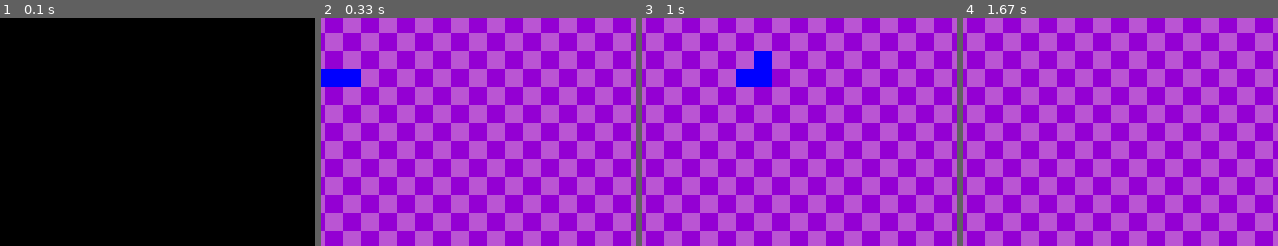
Above: before the commit, frames 1-4 (left to right).
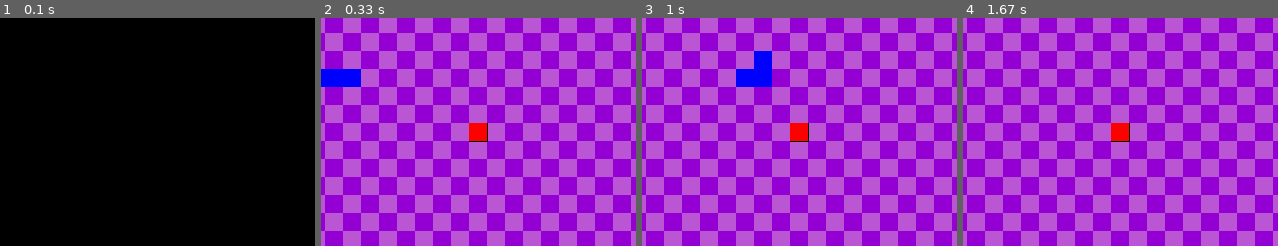
Above: after the commit, the same moments.

Repository: alexsavino/walmart_retro_snake
Game: pygame game, started from pygame_snake.py
The game is run twice, just before and just after one commit, with the same random seed, the same clock (stepped at 60 frames per second) and the same inputs.
Inputs:
- Up to frame 1 (0.1 s): no input
- Up to frame 2 (0.33 s): no input
- Up to frame 3 (1 s): hold Right 0.33-0.8 s; hold Up from 0.83 s (still down)
- Up to frame 4 (1.67 s): release Up at 1.3 s; hold Right from 1.33 s (still down)
The pictures show only the part of the screen within x 36-86%, y 44-94%; the shares and areas given below are measured in that part.

Frame 1 is identical in both runs. In frame 2, 0.5% of the frame differs, in the area x 46-54%, y 46-55%; in frame 3, 0.5%; in frame 4, 0.5%.

Commit message:
update
added some pellet stuff

Diff:
--- a/pygame_snake.py
+++ b/pygame_snake.py
@@ -6,6 +6,7 @@
 
 # Legend:
 #   '# ?? ___' = something to be revisited, a question
+#   '# !! ___' = an exciting note!, new idea
 #   '# PLACEHOLDER' = a placeholding value of some kind
 
 import pygame as pyg
@@ -163,12 +164,33 @@
 hovered_colors = {}
 
 
+pellet_x = 0
+pellet_y = 0
+def create_pellet_rect():
+    global pellet_x, pellet_y, square_size
+    pellet_rect = pyg.Rect(pellet_x, pellet_y, square_size, square_size)
+    return pellet_rect
+
+
 def get_pellet(pellet_color):
-    global board_x, board_y
-    pellet_x = board_x + (rand.randint(1,num_cols-1) * square_size)
-    pellet_y = board_y + (rand.randint(1,num_rows-1) * square_size)
-    pyg.draw.rect(screen, pellet_color,
-        (pellet_x, pellet_y, square_size, square_size))
+    global pellet_x, pellet_y, board_x, board_y, pellet_rect
+
+    if pellet_x == 0 and pellet_y == 0:
+        pellet_x = board_x + (rand.randint(1, num_cols - 1) * square_size)
+        pellet_y = board_y + (rand.randint(1, num_rows - 1) * square_size)
+
+    pellet_rect = create_pellet_rect()
+
+    # TO DRAW A BLACK BORDER AROUND THE PELLET...
+    pyg.draw.line(screen, 'black', (pellet_x, pellet_y), (pellet_x + square_size, pellet_y), width=1)
+    pyg.draw.line(screen, 'black', (pellet_x + square_size, pellet_y), (pellet_x + square_size, pellet_y + square_size), width=1)
+    pyg.draw.line(screen, 'black', (pellet_x + square_size, pellet_y + square_size), (pellet_x, pellet_y + square_size), width=1)
+    pyg.draw.line(screen, 'black', (pellet_x, pellet_y + square_size), (pellet_x, pellet_y), width=1)
+
+    pyg.draw.rect(screen, pellet_color, pellet_rect)
+
+
+
 
 
 def draw_border_lines():
@@ -198,9 +220,30 @@
        snake_head_rect.clipline(line_2[0:2], line_2[2:4]) or \
        snake_head_rect.clipline(line_3[0:2], line_3[2:4]) or \
        snake_head_rect.clipline(line_4[0:2], line_4[2:4]):
-        print('cOlLision AH!')
+        print('*LINE collision*')
         #game_screen = False
         #final_screen = True
+
+    for segment in snake_segments[1:]:
+        x, y = segment[0], segment[1]
+        segment_rect = pyg.Rect(x, y, square_size, square_size)
+        if snake_head_rect.colliderect(segment_rect):
+            print('*SELF collision*')
+
+    # !! IF YOU COLLIDE YOU LOSE 5 PELLETS & IF YOU REACH 0 YOU AUTOMATICALLY LOSE !!
+'''
+pellet_counter = 0
+def pellet_counter(snake_segments):
+    x, y = snake_segments[0]
+    snake_head_rect = pyg.Rect(x, y, square_size, square_size)
+
+    if snake_head_rect.colliderect(pellet_rect):
+        pellet_counter += 1
+        print(pellet_counter)
+'''
+
+
+
 
 
 #@@@@@@@@@@@@@@@@@@@@@@@@@@@@@@@@@@@@@@@@@@@@@@@@@@@@@@@@@@@@@@@@@@@@@@@@@@@@@@@@@@@@@@@@@@@@@@@@@@@@@@@@@@@@@@@@@@@@@@@@@@@@@@@@@@@@@@@@@@@@@
@@ -385,7 +428,7 @@
 
     TEST_BOARD_COLOR = 'PURPLE' # PLACEHOLDER ... supposed to be 'board_color'
     snake_color = 'BLUE' # TEST_SNAKE_COLOR
-    TEST_PELLET_COLOR = 'RED'
+    pellet_color = 'RED' #TEST_PELLET_COLOR
 
     # TO INSTANTIATE THE SNAKE...
     snake_box_length = 3   # ?? IS THIS SOMETHING TO PULL OUT OF THIS WHILE LOOP?
@@ -411,15 +454,14 @@
     board_color_1 = board_colors[color_options.index(TEST_BOARD_COLOR)][0]
     board_color_2 = board_colors[color_options.index(TEST_BOARD_COLOR)][1]
 
-    # TO INSTANTIATE THE FIRST
-    pellet_counter = 0
-    get_pellet(TEST_PELLET_COLOR)
-
 
     while game_screen:
         screen.fill('black')
         mouse_pos = pyg.mouse.get_pos()
         clock.tick(10)
+
+        #pellet_counter(snake_segments)
+
 
         # TO CREATE MAC DISPLAY NAME...
         if username == "":
@@ -496,6 +538,7 @@
             x, y = segment
             pyg.draw.rect(screen, snake_color, (x, y, square_size, snake_width))
 
+        get_pellet(pellet_color)
         draw_border_lines()
         check_snake_collision(snake_segments)
 
